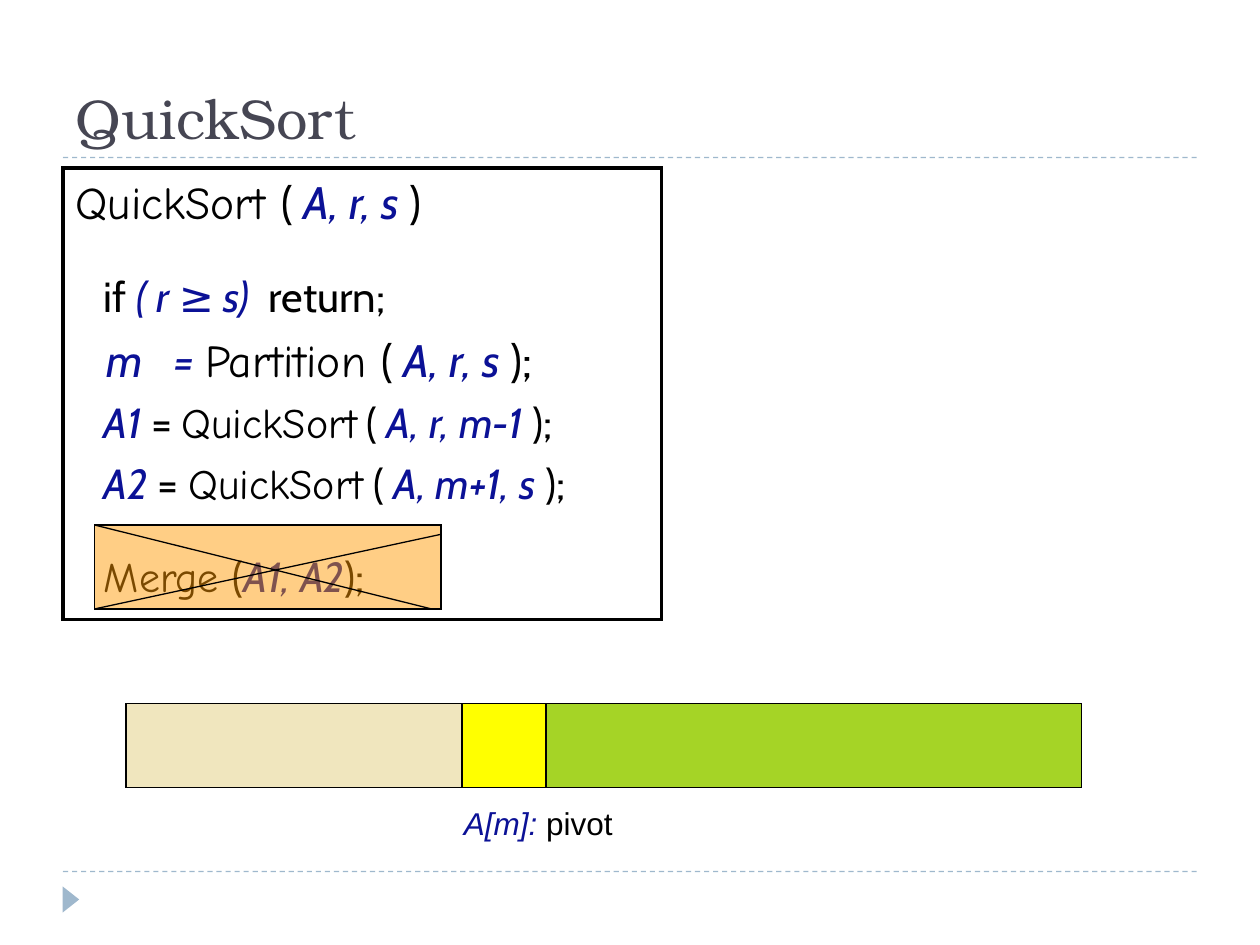
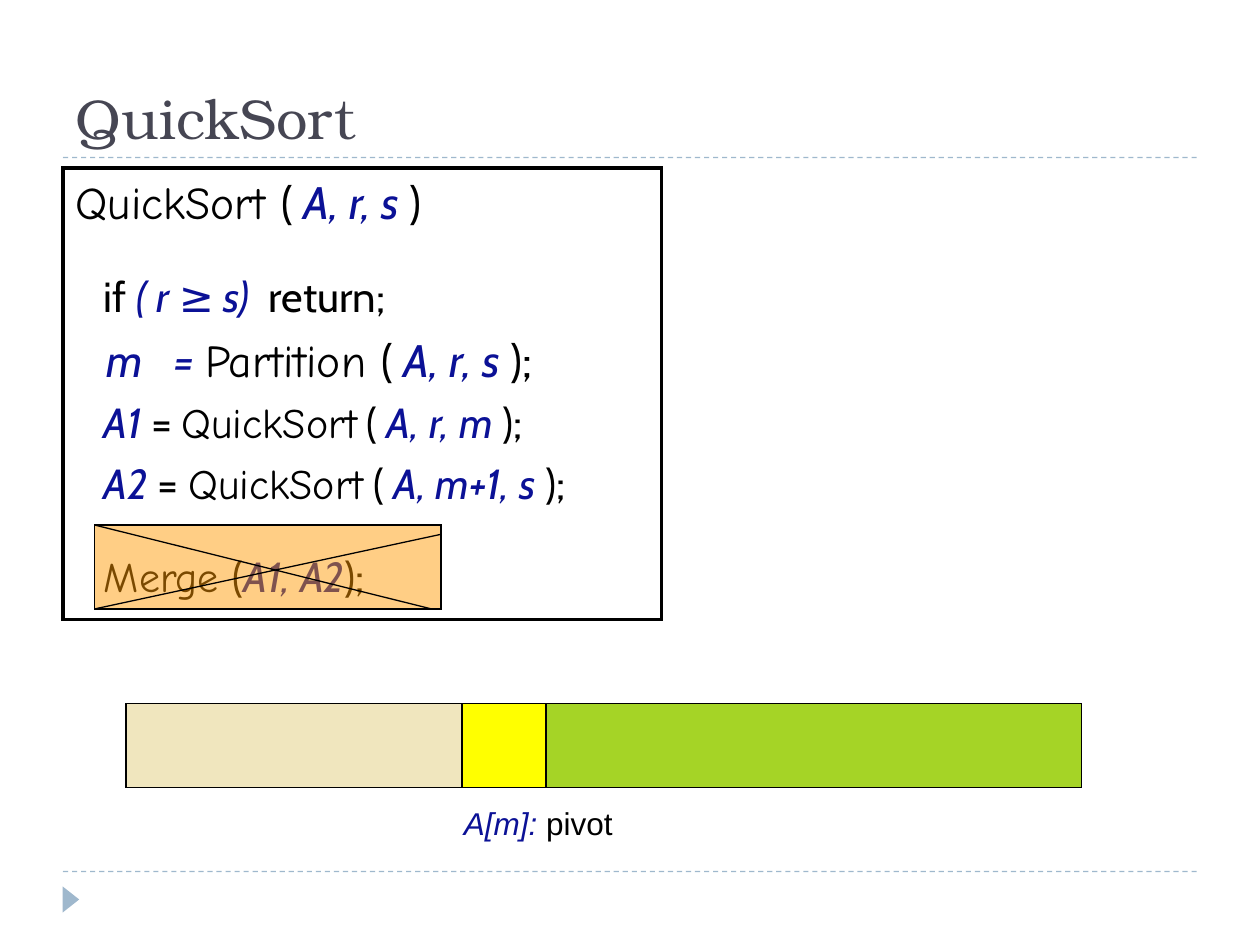
Before and after one commit to eldridgejm/dsc40b-2021-wi-public, a slide deck: slide 45 of published/lectures/07-quickselect/slides-wang.pptx (slide 37 before the commit). Drawn at 1260x945 pixels with LibreOffice and Linux fonts; fonts in the diff are those of the drawing. Boxes give left, top, right and bottom in pixels: in the first picture for what was removed or moved away, otherwise in the second. Text is boxed around its words. In the diff, an @@ line names an element or a change of style, - is before the commit and + after.

```diff
--- a/published/lectures/07-quickselect/slides-wang.pptx
+++ b/published/lectures/07-quickselect/slides-wang.pptx
@@ text at (104, 408, 493, 443): text changed @@
-A1 = QuickSort ( A, r, m-1 );
+A1 = QuickSort ( A, r, m );
```
Also in this commit, not shown: 15 other slides changed, 10 slides added, 2 slides removed, 1 other file.
